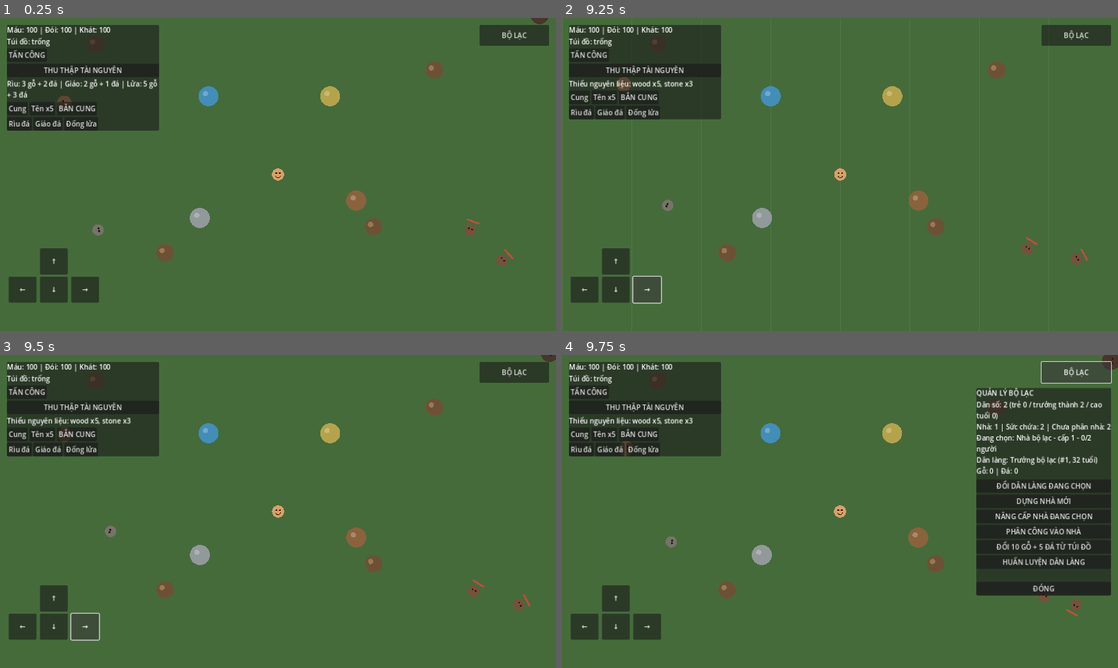
Above: before the commit, frames 1-4 (two rows, left to right).
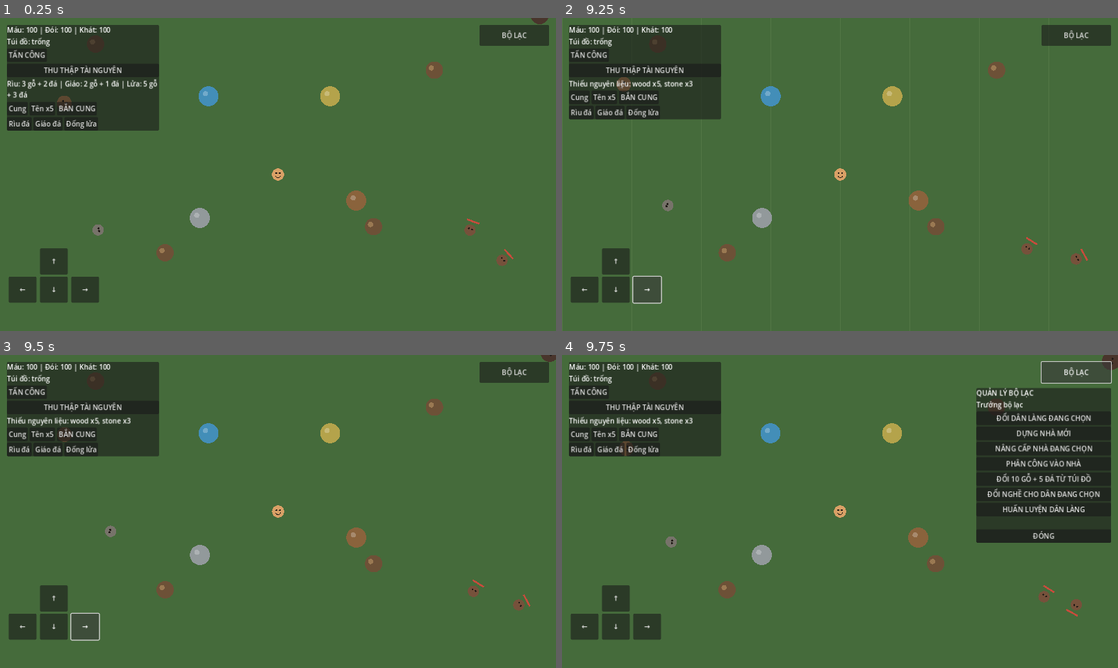
Above: after the commit, the same moments.

Repository: khanhhkt8-hub/Bo-Lac-Tien-Su.
Game: Godot game, scene res://Scenes/Main.tscn
Same seed, same stepped clock (60 frames per second), same inputs: the game is played once before the commit and once after it.
Inputs:
- Up to frame 1 (0.25 s): no input
- Up to frame 2 (9.25 s): click "TẤN CÔNG" at 0.5 s; click "THU THẬP TÀI NGUYÊN" at 1.25 s; click "Cung" at 2 s; click "Tên x5" at 2.75 s; click "BẮN CUNG" at 3.5 s; click "Rìu đá" at 4.25 s; click "Giáo đá" at 5 s; click "Đống lửa" at 5.75 s; click "↑" at 6.5 s; click "←" at 7.25 s; click "↓" at 8 s; click "→" at 8.75 s
- Up to frame 3 (9.5 s): no input
- Up to frame 4 (9.75 s): click "BỘ LẠC" at 9.5 s

Frames 1-3 are identical in both runs. In frame 4, 7.4% of the frame differs, in the area x 74-99%, y 14-77%.

Commit message:
Add profession controls to tribe panel

Diff:
--- a/Scripts/UI/TribeManagementPanel.gd
+++ b/Scripts/UI/TribeManagementPanel.gd
@@ -6,6 +6,8 @@
 var _selected_resident_index: int = 0
 var _selected_house_id: int = -1
 var _resident_ids: Array[int] = []
+var _job_ids: Array[String] = ["hunter", "gatherer", "farmer", "crafter", "warrior"]
+var _selected_job_index: int = 0
 
 func _ready() -> void:
 	custom_minimum_size = Vector2(300, 300)
@@ -37,6 +39,10 @@
 	materials_button.text = "ĐỔI 10 GỖ + 5 ĐÁ TỪ TÚI ĐỒ"
 	materials_button.pressed.connect(_transfer_materials)
 	column.add_child(materials_button)
+	var job_button := Button.new()
+	job_button.text = "ĐỔI NGHỀ CHO DÂN ĐANG CHỌN"
+	job_button.pressed.connect(_assign_selected_job)
+	column.add_child(job_button)
 	var train_button := Button.new()
 	train_button.text = "HUẤN LUYỆN DÂN LÀNG"
 	train_button.pressed.connect(_train_resident)
@@ -62,6 +68,9 @@
 	if _selected_house_id == -1 and not TribeHousingSystem.houses.is_empty():
 		_selected_house_id = int(TribeHousingSystem.houses[0].id)
 	var pop: Dictionary = TribePopulation.get_population_summary()
+	var job_summary: Dictionary = TribeJobSystem.get_job_summary()
+	var job_counts: Dictionary = job_summary.counts
+	var stock: Dictionary = job_summary.stockpile
 	var housing: Dictionary = TribeHousingSystem.get_housing_summary()
 	var house_text := "Chưa có nhà"
 	var house := _find_house(_selected_house_id)
@@ -71,7 +80,7 @@
 	if not _resident_ids.is_empty():
 		var person := _find_resident(_resident_ids[_selected_resident_index])
 		resident_text = "%s (#%d, %d tuổi)" % [str(person.name), int(person.id), int(person.age)]
-	_summary.text = "Dân số: %d (trẻ %d / trưởng thành %d / cao tuổi %d)\nNhà: %d | Sức chứa: %d | Chưa phân nhà: %d\nĐang chọn: %s\nDân làng: %s\nGỗ: %d | Đá: %d" % [
+	_summary.text = "Dân số: %d (trẻ %d / trưởng thành %d / cao tuổi %d)\nNhà: %d | Sức chứa: %d | Chưa phân nhà: %d\nĐang chọn: %s\nDân làng: %s\nGỗ: %d | Đá: %d\nNghề: Săn %d / Hái %d / Nông %d / Chế tác %d / Lính %d\nKho: Thịt %d, Quả %d, Lương thực %d, Dụng cụ %d" % [
 		int(pop.total), int(pop.children), int(pop.adults), int(pop.elders),
 		int(housing.houses), int(housing.capacity), int(housing.homeless),
 		house_text, resident_text, TribeHousingSystem.wood, TribeHousingSystem.stone
@@ -124,6 +133,19 @@
 	_set_status("Đã chuyển 10 gỗ và 5 đá vào kho bộ lạc.")
 	_refresh()
 
+func _assign_selected_job() -> void:
+	if _resident_ids.is_empty():
+		_set_status("Không có dân làng để phân nghề.")
+		return
+	var resident_id := _resident_ids[_selected_resident_index]
+	var job_id := _job_ids[_selected_job_index]
+	if TribeJobSystem.assign_job(resident_id, job_id):
+		_set_status("Đã phân công: " + TribeJobSystem.get_job_name(job_id) + ". Sản lượng được cộng mỗi 30 giây.")
+	else:
+		_set_status("Chỉ cư dân trưởng thành mới được nhận nghề.")
+	_selected_job_index = (_selected_job_index + 1) % _job_ids.size()
+	_refresh()
+
 func _train_resident() -> void:
 	if _resident_ids.is_empty():
 		_set_status("Không có dân làng để huấn luyện.")
